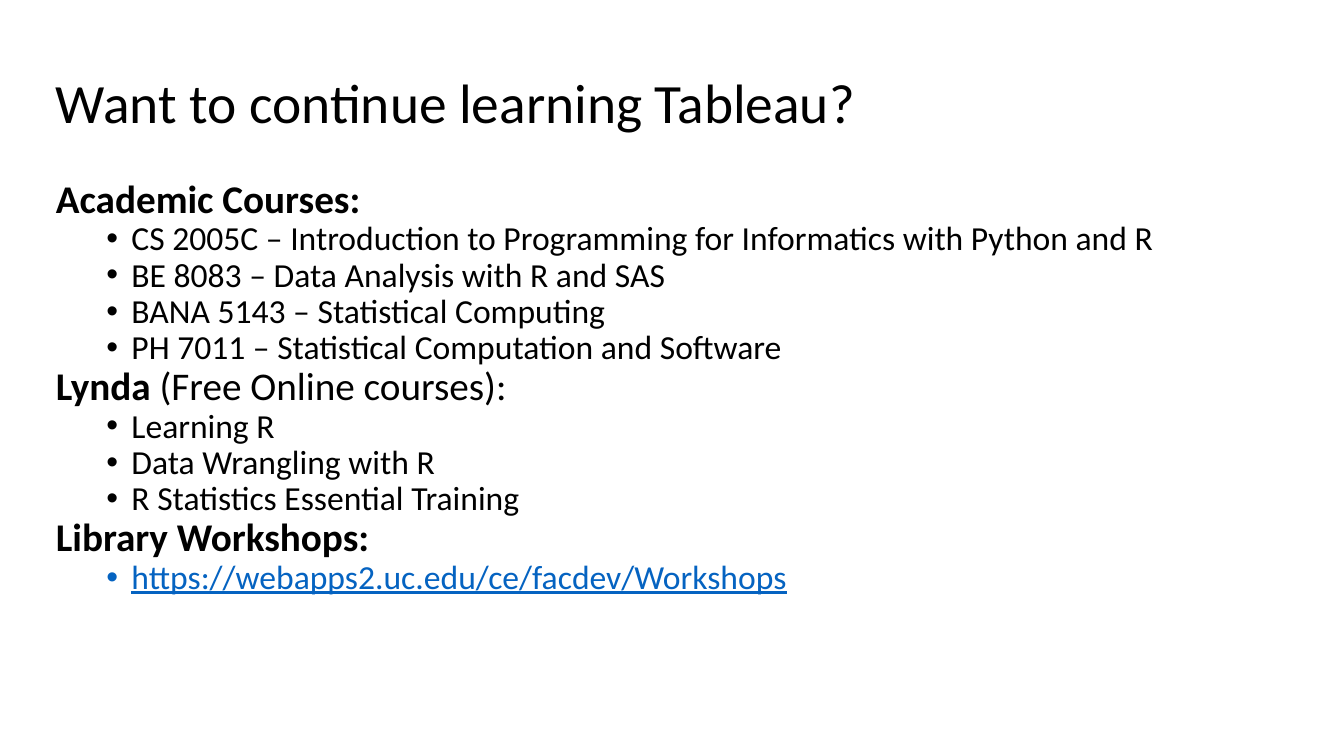
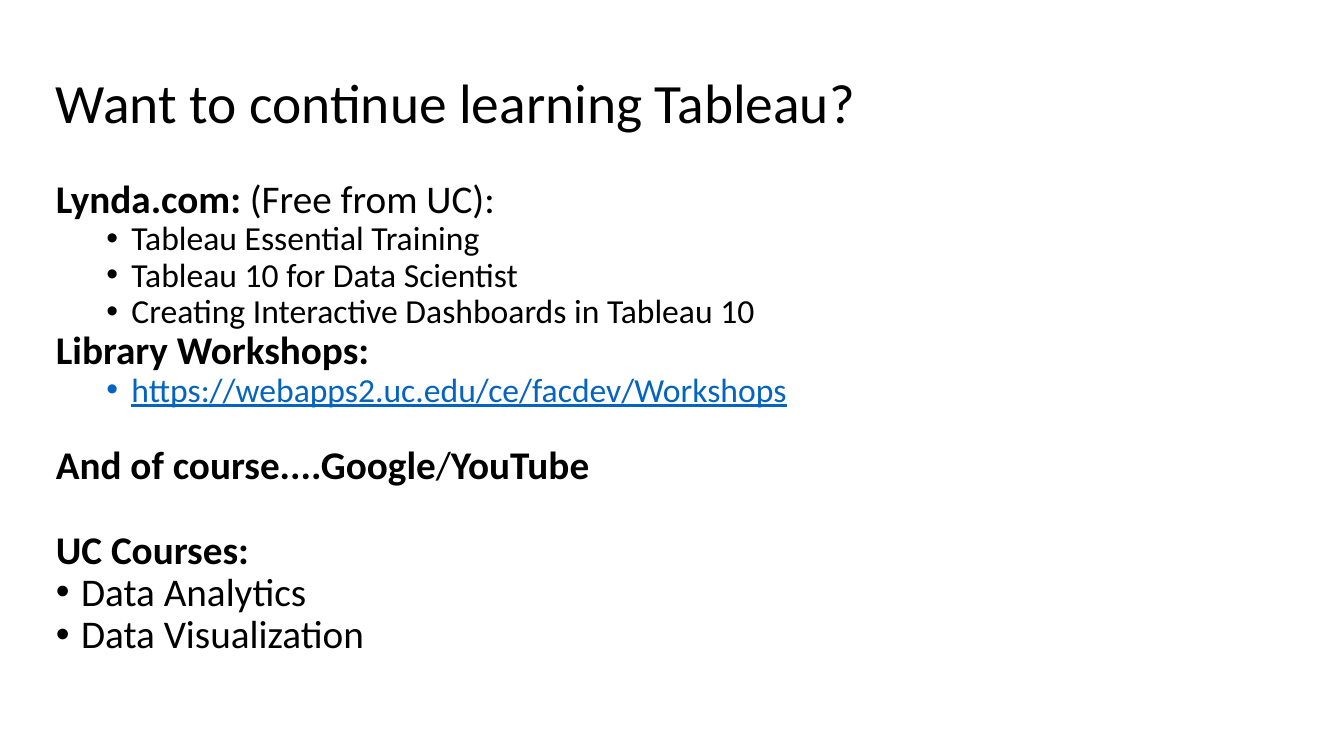
Before and after one commit to RAJohansen/UCL_Workshops, a slide deck: slide 10 of Brief_Intro_to_Tableau/A Brief Introduction to Tableau.pptx (slide 11 before the commit). Drawn at 1344x756 pixels with LibreOffice and Linux fonts; fonts in the diff are those of the drawing. Boxes give left, top, right and bottom in pixels: in the first picture for what was removed or moved away, otherwise in the second. Text is boxed around its words. In the diff, an @@ line names an element or a change of style, - is before the commit and + after.

Commit message:
updated slides again

```diff
--- a/Brief_Intro_to_Tableau/A Brief Introduction to Tableau.pptx
+++ b/Brief_Intro_to_Tableau/A Brief Introduction to Tableau.pptx
@@ text at (56, 184, 754, 329): text changed @@
-Academic Courses:
-  • CS 2005C – Introduction to Programming for Informatics with Python and R
-  • BE 8083 – Data Analysis with R and SAS
-  • BANA 5143 – Statistical Computing
-  • PH 7011 – Statistical Computation and Software
-Lynda (Free Online courses):
-  • Learning R
-  • Data Wrangling with R
-  • R Statistics Essential Training
+Lynda.com: (Free from UC):
+  • Tableau Essential Training
+  • Tableau 10 for Data Scientist
+  • Creating Interactive Dashboards in Tableau 10
@@ text at (56, 451, 589, 649): paragraphs added @@
+And of course....Google/YouTube
+UC Courses:
+• Data Analytics
+• Data Visualization
```
Also in this commit, not shown: 1 slide removed.
